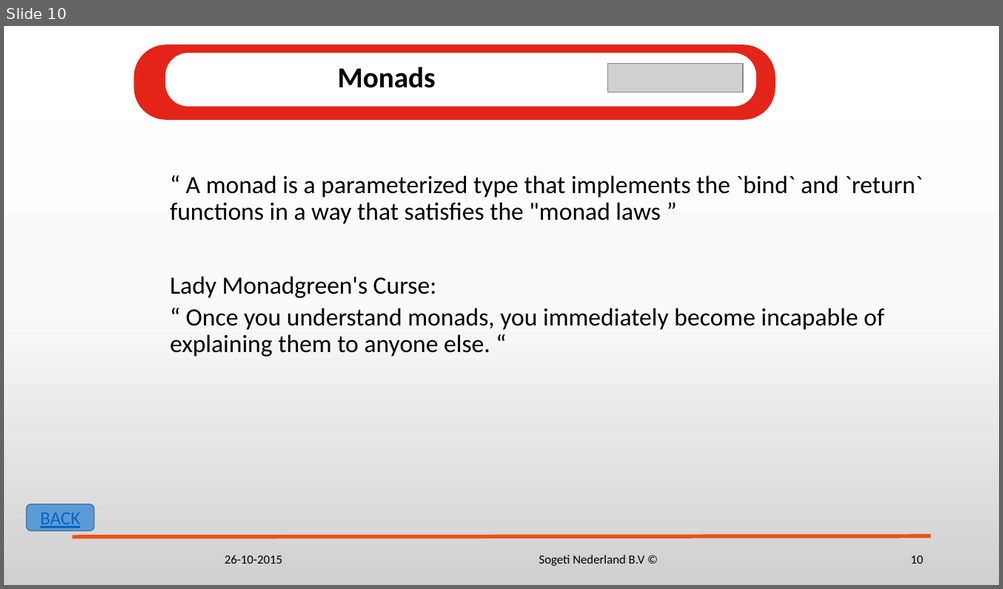
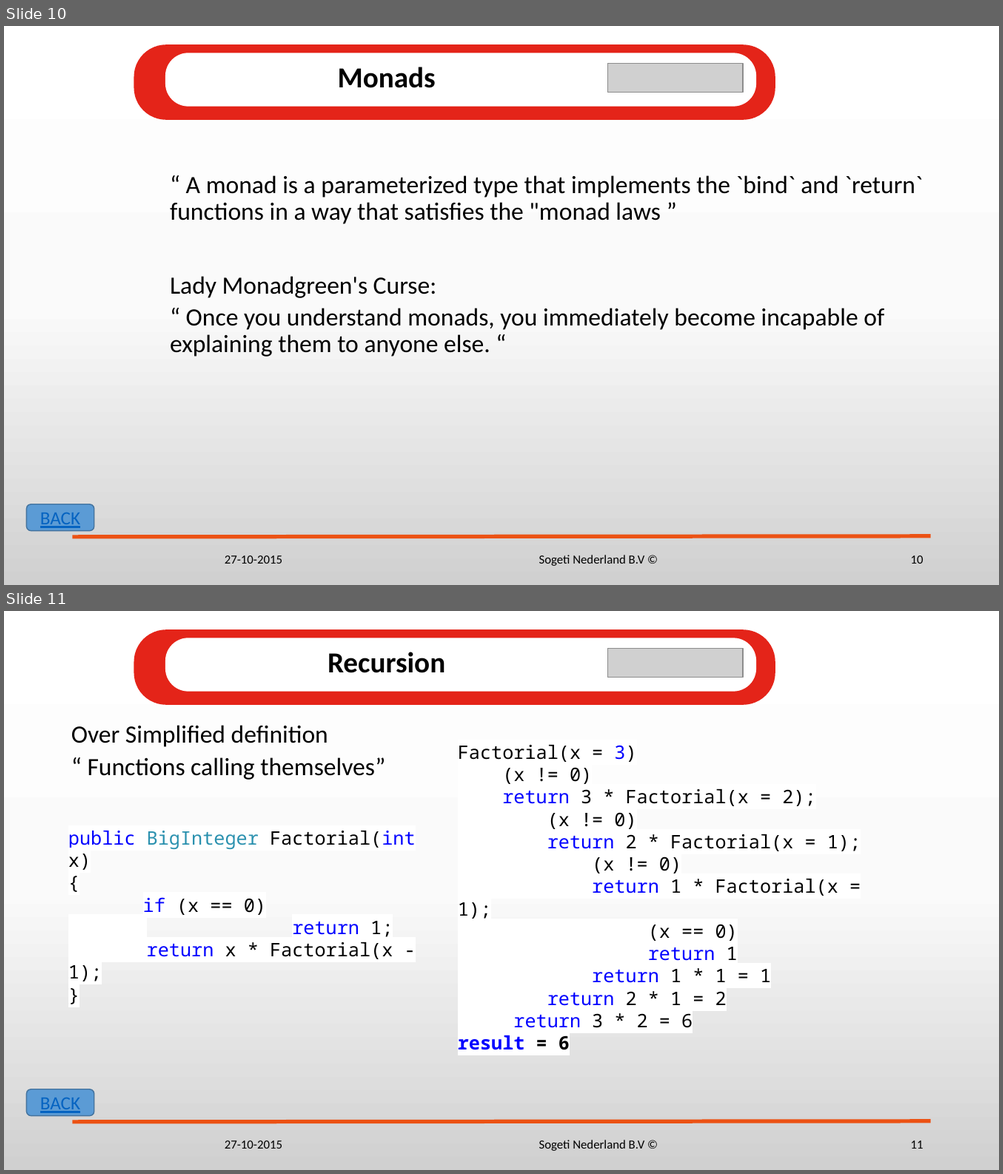
Before and after one commit to KeesDijk/FunctionalThinking, a slide deck: FunctionalThinking.pptx. Shown one above the other, each under a label of ours: slide 10 before the commit, slides 10 and 11 after it. The pictures are 1003x589 and 1003x1174 pixels, drawn with LibreOffice and Linux fonts; fonts in the diff are those of the drawing; grey boxes stand for pictures; background and template pictures are left out. Boxes give left, top, right and bottom in pixels: in the first picture for what was removed or moved away, otherwise in the second. Text is boxed around its words. In the diff, an @@ line names an element or a change of style, - is before the commit and + after.

```diff
--- a/FunctionalThinking.pptx
+++ b/FunctionalThinking.pptx
@@ slide 11 added at <box>4,611,999,1170</box>, background gradient #FFFFFF to #FBFBFB to #D1D1D1; not listed: 1 template element that a slide beside it also shows @@
@@ group added at <box>134,629,775,705</box>: 2 rounded rectangles, 1 text, 1 picture @@
+Recursion
@@ text added at <box>71,725,385,780</box>, 24 pt, text #000000 @@
+  Over Simplified definition
+  “ Functions calling themselves”
@@ text added at <box>458,745,860,1051</box>, 18 pt, text #000000 @@
+Factorial(x = 3)
+(x != 0)
+return 3 * Factorial(x = 2);
+(x != 0)
+return 2 * Factorial(x = 1);
+(x != 0)
+return 1 * Factorial(x = 1);
+(x == 0)
+return 1
+return 1 * 1 = 1
+return 2 * 1 = 2
+return 3 * 2 = 6
+result = 6
@@ text added at <box>68,831,415,960</box>, 18 pt, text #000000 @@
+public BigInteger Factorial(int x)
+{
+if (x == 0)
+return 1;
+return x * Factorial(x - 1);
+}
@@ rounded rectangle added at <box>26,1090,94,1117</box>, fill #5B9BD5, outline #43739E 1 pt, 18 pt, text #0563C1, underline @@
+BACK
@@ text added at <box>225,1141,282,1149</box>, 12 pt, text #000000 @@
+27-10-2015
@@ text added at <box>539,1140,645,1151</box>, 12 pt, text #000000 @@
+Sogeti Nederland B.V ©
@@ page number added at <box>910,1141,923,1149</box>, 12 pt, text #000000 @@
+11
@@ slide 10 changed as well @@
@@ text at <box>225,556,282,564</box>: text changed @@
-26-10-2015
+27-10-2015
```
Also in this commit, not shown: 11 other slides changed, 2 other slides added, 8 other files.
